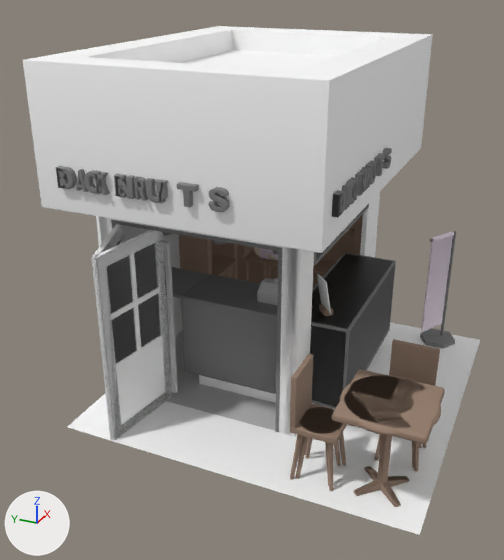
What one commit did to the FBX model RealtimePA/Assets/Models/Donut_Cake_Modell.fbx.
Before and after are seen from a camera (50 mm lens) standing at (-0.355, -0.13, 0.241) and looking at (-0.022, 0.02, 0.074). Every picture has the same lights, and +X, +Y and +Z are marked at lower left. Where no turn or scale is listed for an object, it has been applied to the vertices.

Before the edit, the objects in view are built like this:
```python
me_mesh_008 = bpy.data.meshes.new('Mesh.008')
me_mesh_008.from_pydata(...)  # 576 vertices, 508 faces; spans x 0.0124..0.0634, y -0.0096..0.0169, z -0.0475..0.0618
me_mesh_008.materials.append(mat_plastic_holz_white)  # white #ffffff
me_mesh_023 = bpy.data.meshes.new('Mesh.023')
me_mesh_023.from_pydata([(-10.0, 0.0, 10.0), (-5.5, 0.0, 10.0), (10.0, 0.0, 10.0), (-10.0, 0.0, 1.8), (-5.5, 0.0, 1.8), (10.0, 0.0, 1.8), (-10.0, 0.0, -10.0), (-5.5, 0.0, -10.0)], [], [(1, 4, 3, 0), (2, 5, 4, 1), (4, 7, 6, 3)])
me_mesh_023.materials.append(mat_plastic_white)  # white #ffffff
me_mesh_027 = bpy.data.meshes.new('Mesh.027')
me_mesh_027.from_pydata(...)  # 476 vertices, 463 faces; spans x -0.0443..0.0808, y -0.0498..0.0615, z -0.0719..0.0395
me_mesh_027.materials.append(mat_plastic_antrazit)  # grey #7e7e7e
ob_bodenplatte = bpy.data.objects.new('Bodenplatte', me_mesh_023)
ob_bodenplatte.parent = ob_arc
ob_bodenplatte.location = (0.0, 0.0, 0.0)
ob_rahmen = bpy.data.objects.new('Rahmen', me_mesh_027)
ob_rahmen.location = (-0.0111, 0.0281, 0.0719)
ob_tuerrahmen_2 = bpy.data.objects.new('Tuerrahmen_2', me_mesh_008)
ob_tuerrahmen_2.location = (-0.112, 0.0706, 0.0475)
# also in view: 'Staender_2' at (0.084, -0.073, 0.04); 'Wall' at (0.023, 0.039, 0.065); 'StuhlB' at (-0.065, -0.064, 0.031); 'BAKERY' at (-0.063, 0.019, 0.147); 'Vitrine_2' at (0.018, 0.027, 0.036)
```
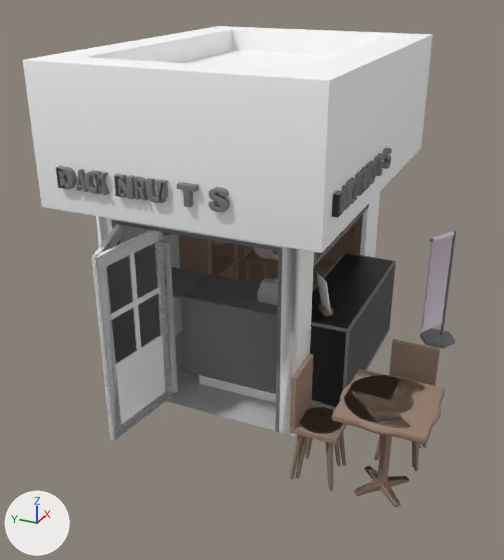
Pixel boxes [x1, y1, x2, y2] of what changed, in the pictures (504 x 560 px):
'Bodenplatte', hidden
    before: [67, 322, 480, 535]

The change, as a diff of the scene's bpy script:
```diff
--- a/RealtimePA/Assets/Models/Donut_Cake_Modell.fbx.py
+++ b/RealtimePA/Assets/Models/Donut_Cake_Modell.fbx.py
@@ ob_bodenplatte @@
 ob_bodenplatte.location = (0.0, 0.0, 0.0)
+ob_bodenplatte.hide_viewport = True
```
